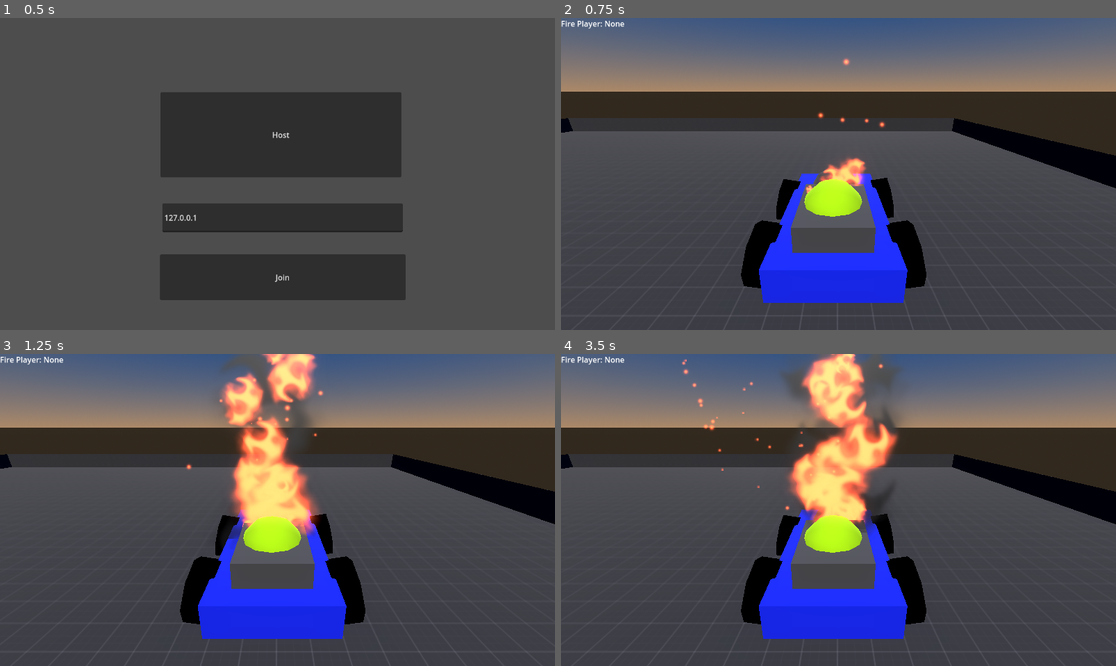
Above: before the commit, frames 1-4 (two rows, left to right).
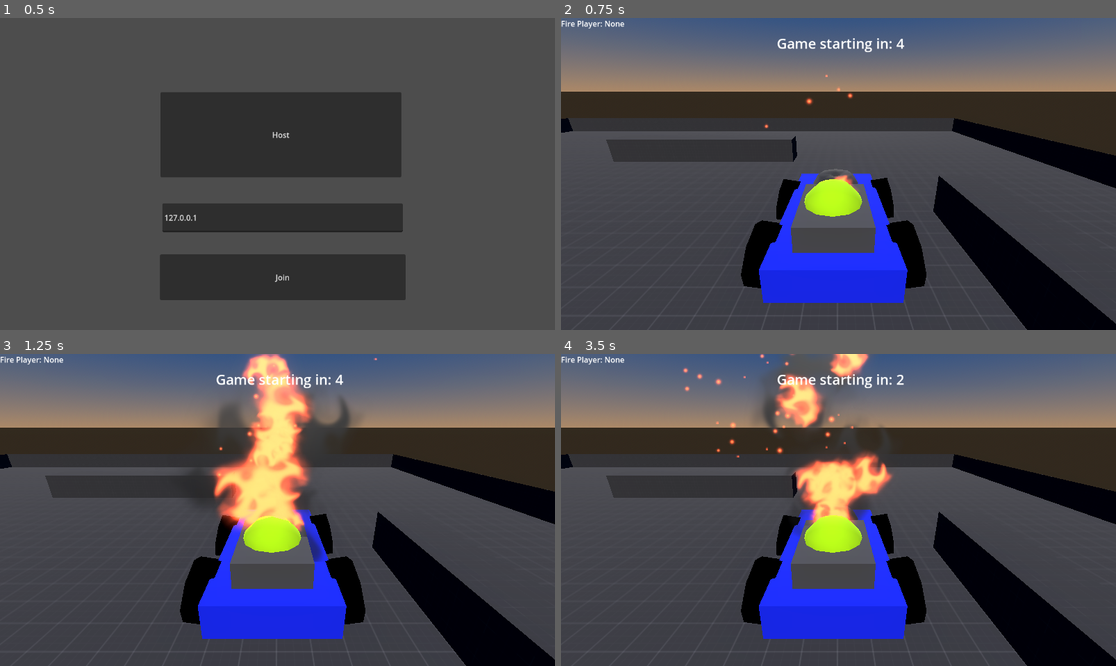
Above: after the commit, the same moments.

Repository: NoxLoveYa/Fire-Racer
Game: Godot game, scene res://Main.tscn
Same seed, same stepped clock (60 frames per second), same inputs: the game is played once before the commit and once after it.
Inputs:
- Up to frame 1 (0.5 s): no input
- Up to frame 2 (0.75 s): click "Host" at 0.5 s
- Up to frame 3 (1.25 s): no input
- Up to frame 4 (3.5 s): hold D (Turn Right) 1.28-2.03 s; hold S (Brake) 2.03-2.78 s; hold D (Turn Right) from 2.78 s (still down)

Frame 1 is identical in both runs. In frame 2, 8.9% of the frame differs, in the area x 8-100%, y 6-100%; in frame 3, 16%; in frame 4, 17%, in the area x 8-100%, y 0-100%.

Commit message:
[ADD] Points and game loop system

Diff:
--- a/FireMode.gd
+++ b/FireMode.gd
@@ -3,10 +3,11 @@
 ## Time before round starts
 @export var freeze_delay: float = 10.0
 ## Round duration in mins
-@export var game_duration: float = 2.5
+@export var game_duration: float = .1
 ## Immunity time (player doesn't gain points)
 @export var immunity_time: float = 4.5
 @export var state: String = "freeze"
+@export var next_game_time: float = 10.0
 
 @export var player_scene: PackedScene
 @export var fire_scene: PackedScene
@@ -19,10 +20,34 @@
 @onready var fire_instance: Node3D = $Fire
 @onready var fire_player: Node3D = null
 var started = false
+@export var time_left: int = 0
+
+@onready var timer_hud = $Hud/TimerDisplay
+
+@onready var points_cooldown = $PointsCooldown
+
+@export var points: Dictionary = {}
 
 # Called when the node enters the scene tree for the first time.
 func _ready():
 	pass # Replace with function body.
+
+@rpc("any_peer", "call_local")
+func update_time(state, time_left):
+	if state == "freeze":
+		timer_hud.text = "[center] Game starting in: " + str(time_left)
+	elif state == "imun":
+		timer_hud.text = "[center] Starting to count point in: " + str(time_left)
+	elif state == "game":
+		timer_hud.text = "[center] End of the game in: " + str(time_left)
+	elif state == "disp_winner":
+		timer_hud.text = "[center] Next game in: " + str(time_left)
+
+
+func _on_points_cooldown_timeout():
+	points[fire_player_name] += 1
+	print("cds : ", points)
+
 
 # Called every frame. 'delta' is the elapsed time since the previous frame.
 func _process(_delta):
@@ -31,9 +56,28 @@
 	if (not fire_player):
 		fire_player = $"1"
 	fire_instance.position = fire_player.position + Vector3(0, 1, 0)
+	if timer_hud.visible:
+		time_left = timer.time_left
+		rpc("update_time", state, time_left)
+	if state == "game" and points_cooldown.is_stopped():
+		points_cooldown.start()
 
 # Multiplayer
 var peer = ENetMultiplayerPeer.new()
+
+func get_max_from_dict(dict: Dictionary):
+	var max_val = 0
+
+	for key in dict:
+		if dict[key] > max_val:
+			max_val = dict[key]
+	return max_val
+
+func get_winner():
+	var max_val = get_max_from_dict(points)
+	for key in points:
+		if points[key] == max_val:
+			return key
 
 @rpc("any_peer", "call_local")
 func _change_state():
@@ -41,14 +85,29 @@
 		if multiplayer.is_server():
 			fire_player = players.pick_random()
 			fire_player_name = fire_player.name
+			timer.wait_time = immunity_time
+			timer.start()
 		state = "imun"
 	elif state == "imun":
+		for key in points:
+			points[key] = 0
+		if multiplayer.is_server():
+			timer.wait_time = game_duration * 60
+			timer.start()
 		state = "game"
 	elif state == "game":
+		if multiplayer.is_server():
+			timer.wait_time = next_game_time
+			timer.start()
+		$Hud/Winners.text = "[center] Winner is: " + get_winner()
+		$Hud/Winners.visible = true
 		state = "disp_winner"
 	else:
 		state = "freeze"
-	print(state)
+		$Hud/Winners.visible = false
+		if multiplayer.is_server():
+			timer.wait_time = freeze_delay
+			timer.start()
 
 func _on_timer_timeout():
 	rpc("_change_state")
@@ -75,6 +134,7 @@
 	player.name = str(id)
 	call_deferred("add_child", player)
 	players.append(player)
+	points[player.name] = 0
 
 func exit_game(id):
 	multiplayer.peer_disconnected.connect(del_player)
--- a/Main.tscn
+++ b/Main.tscn
@@ -39,6 +39,9 @@
 properties/2/path = NodePath(".:fire_player_name")
 properties/2/spawn = true
 properties/2/replication_mode = 1
+properties/3/path = NodePath(".:points")
+properties/3/spawn = true
+properties/3/replication_mode = 1
 
 [node name="SceneRoot" type="Node3D"]
 script = ExtResource("1_v47ww")
@@ -103,6 +106,30 @@
 text = "Fire Player: "
 fit_content = true
 
+[node name="TimerDisplay" type="RichTextLabel" parent="Hud"]
+offset_left = 331.0
+offset_top = 33.0
+offset_right = 821.0
+offset_bottom = 128.0
+theme_override_font_sizes/normal_font_size = 29
+bbcode_enabled = true
+text = "[center]Time remaining: 100"
+
+[node name="Winners" type="RichTextLabel" parent="Hud"]
+visible = false
+offset_left = 211.0
+offset_top = 258.0
+offset_right = 943.0
+offset_bottom = 370.0
+theme_override_font_sizes/normal_font_size = 40
+bbcode_enabled = true
+text = "[center] Winner is: (player_id)
+"
+
+[node name="PointsCooldown" type="Timer" parent="."]
+wait_time = 0.25
+
 [connection signal="pressed" from="CanvasLayer/Join" to="." method="_on_join_pressed"]
 [connection signal="pressed" from="CanvasLayer/Host" to="." method="_on_host_pressed"]
 [connection signal="timeout" from="Timer" to="." method="_on_timer_timeout"]
+[connection signal="timeout" from="PointsCooldown" to="." method="_on_points_cooldown_timeout"]
--- a/map.tscn
+++ b/map.tscn
@@ -1,7 +1,12 @@
-[gd_scene load_steps=5 format=3 uid="uid://nppokluwj2ab"]
+[gd_scene load_steps=25 format=3 uid="uid://nppokluwj2ab"]
 
 [ext_resource type="Texture2D" uid="uid://b8lt5u5rkhfqi" path="res://assets/prototype_textures/Dark/texture_01.png" id="1_pd378"]
 [ext_resource type="Texture2D" uid="uid://bmhjjkl7oin10" path="res://assets/prototype_textures/Dark/texture_02.png" id="2_1c6i4"]
+[ext_resource type="Shader" uid="uid://pp07s3k227e7" path="res://Fire.tres" id="3_881ht"]
+[ext_resource type="Texture2D" uid="uid://b3b3aff5failh" path="res://assets/Flame01.png" id="4_pm7yy"]
+[ext_resource type="Texture2D" uid="uid://b1jlgvj34jwb3" path="res://assets/Flame02.png" id="5_wc8y3"]
+[ext_resource type="Shader" uid="uid://cuhpol33lrrm6" path="res://SimpleParticles.tres" id="6_yhfg0"]
+[ext_resource type="Texture2D" uid="uid://b2mekxld5dyry" path="res://assets/Flare00.PNG" id="7_eadom"]
 
 [sub_resource type="StandardMaterial3D" id="StandardMaterial3D_ftau0"]
 albedo_texture = ExtResource("1_pd378")
@@ -13,6 +18,96 @@
 uv1_triplanar = true
 uv1_world_triplanar = true
 
+[sub_resource type="StandardMaterial3D" id="StandardMaterial3D_gnh0s"]
+albedo_color = Color(0.415686, 0.247059, 0.0823529, 1)
+
+[sub_resource type="ShaderMaterial" id="ShaderMaterial_8rsrx"]
+render_priority = 0
+shader = ExtResource("3_881ht")
+shader_parameter/DissolveTiling = Vector2(0.25, 0.2)
+shader_parameter/DissolveSpeed = Vector2(0, 0.4)
+shader_parameter/DissolveAmount = 0.5
+shader_parameter/MainTexture = ExtResource("4_pm7yy")
+
+[sub_resource type="ParticleProcessMaterial" id="ParticleProcessMaterial_qx7of"]
+gravity = Vector3(0, 0, 0)
+scale_min = 2.0
+scale_max = 2.0
+color = Color(0, 1.25098, 0.6, 0.8)
+
+[sub_resource type="QuadMesh" id="QuadMesh_na83w"]
+
+[sub_resource type="ShaderMaterial" id="ShaderMaterial_plpja"]
+render_priority = 0
+shader = ExtResource("3_881ht")
+shader_parameter/DissolveTiling = Vector2(1, 1)
+shader_parameter/DissolveSpeed = Vector2(0, 0)
+shader_parameter/DissolveAmount = 0.0
+shader_parameter/MainTexture = ExtResource("5_wc8y3")
+
+[sub_resource type="Curve" id="Curve_loq4f"]
+_data = [Vector2(0, 0), 0.0, 0.0, 0, 0, Vector2(0.080292, 0.484281), 6.15269, 6.15269, 0, 0, Vector2(0.20438, 1), 0.0, 0.0, 0, 0, Vector2(0.729927, 0.338323), -1.51083, -1.51083, 0, 0, Vector2(1, 0), 0.0, 0.0, 0, 0]
+point_count = 5
+
+[sub_resource type="CurveTexture" id="CurveTexture_kkkwy"]
+curve = SubResource("Curve_loq4f")
+
+[sub_resource type="ParticleProcessMaterial" id="ParticleProcessMaterial_yd1g2"]
+emission_shape = 1
+emission_sphere_radius = 0.25
+angle_min = -360.0
+angle_max = 360.0
+gravity = Vector3(0, 5, 0)
+damping_min = 0.5
+damping_max = 1.0
+scale_min = 1.5
+scale_max = 3.0
+scale_curve = SubResource("CurveTexture_kkkwy")
+color = Color(0, 1.2549, 0.623529, 1)
+
+[sub_resource type="QuadMesh" id="QuadMesh_vdy3e"]
+
+[sub_resource type="Gradient" id="Gradient_qe1ki"]
+offsets = PackedFloat32Array(0, 0.260163, 0.5, 1)
+colors = PackedColorArray(1, 1, 1, 0, 1, 1, 1, 1, 1, 1, 1, 0.62069, 1, 1, 1, 0)
+
+[sub_resource type="GradientTexture1D" id="GradientTexture1D_pw04w"]
+gradient = SubResource("Gradient_qe1ki")
+
+[sub_resource type="ParticleProcessMaterial" id="ParticleProcessMaterial_tbjcy"]
+emission_shape = 1
+emission_sphere_radius = 0.35
+angle_min = -360.0
+angle_max = 360.0
+gravity = Vector3(0, 5, 0)
+damping_min = 0.5
+damping_max = 1.0
+scale_min = 3.0
+scale_max = 5.0
+scale_curve = SubResource("CurveTexture_kkkwy")
+color = Color(0, 0, 0, 1)
+color_ramp = SubResource("GradientTexture1D_pw04w")
+
+[sub_resource type="ShaderMaterial" id="ShaderMaterial_w6ea0"]
+render_priority = 0
+shader = ExtResource("6_yhfg0")
+shader_parameter/MainTexture = ExtResource("7_eadom")
+
+[sub_resource type="ParticleProcessMaterial" id="ParticleProcessMaterial_bwvgf"]
+emission_shape = 1
+emission_sphere_radius = 1.0
+gravity = Vector3(0, 4, 0)
+scale_min = 0.1
+scale_max = 0.25
+color = Color(0, 1.2549, 0.623529, 1)
+turbulence_enabled = true
+turbulence_noise_strength = 2.0
+turbulence_noise_scale = 5.0
+turbulence_influence_min = 0.05
+turbulence_influence_max = 0.3
+
+[sub_resource type="QuadMesh" id="QuadMesh_p56fc"]
+
 [node name="SceneRoot" type="Node3D"]
 
 [node name="Map" type="CSGCombiner3D" parent="."]
@@ -42,3 +137,66 @@
 transform = Transform3D(1, 0, 0, 0, 1, 0, 0, 0, 1, 0, 0.25, 8.5)
 size = Vector3(15, 0.5, 0.001)
 material = SubResource("StandardMaterial3D_6cowp")
+
+[node name="Wall5" type="CSGBox3D" parent="Map/Ground"]
+transform = Transform3D(1, 0, 0, 0, 1, 0, 0, 0, 1, 0, 0.25, 4.5)
+size = Vector3(4, 0.5, 0.5)
+material = SubResource("StandardMaterial3D_6cowp")
+
+[node name="Wall6" type="CSGBox3D" parent="Map/Ground"]
+transform = Transform3D(1, 0, 0, 0, 1, 0, 0, 0, 1, 0, 0.25, -4.5)
+size = Vector3(4, 0.5, 0.5)
+material = SubResource("StandardMaterial3D_6cowp")
+
+[node name="Wall7" type="CSGBox3D" parent="Map/Ground"]
+transform = Transform3D(-4.37114e-08, 0, 1, 0, 1, 0, -1, 0, -4.37114e-08, 4.5, 0.25, 0)
+size = Vector3(4, 0.5, 0.5)
+material = SubResource("StandardMaterial3D_6cowp")
+
+[node name="Wall8" type="CSGBox3D" parent="Map/Ground"]
+transform = Transform3D(-4.37114e-08, 0, 1, 0, 1, 0, -1, 0, -4.37114e-08, -4.5, 0.25, 0)
+size = Vector3(4, 0.5, 0.5)
+material = SubResource("StandardMaterial3D_6cowp")
+
+[node name="CSGCylinder3D" type="CSGCylinder3D" parent="Map/Ground"]
+transform = Transform3D(1, 0, 0, 0, 1, 0, 0, 0, 1, 0, 0.131911, 0)
+radius = 0.944596
+height = 0.2957
+material = SubResource("StandardMaterial3D_gnh0s")
+
+[node name="Fire" type="Node3D" parent="Map/Ground"]
+transform = Transform3D(1, 0, 0, 0, 1, 0, 0, 0, 1, 0, 1.60831, 0)
+
+[node name="StaticFlame" type="GPUParticles3D" parent="Map/Ground/Fire"]
+transform = Transform3D(1, 0, 0, 0, 1, 0, 0, 0, 1, 0, -0.962238, 0)
+material_override = SubResource("ShaderMaterial_8rsrx")
+amount = 1
+lifetime = 5.0
+process_material = SubResource("ParticleProcessMaterial_qx7of")
+draw_pass_1 = SubResource("QuadMesh_na83w")
+
+[node name="Flames" type="GPUParticles3D" parent="Map/Ground/Fire"]
+transform = Transform3D(1, 0, 0, 0, 1, 0, 0, 0, 1, 0, -1.12386, 0)
+material_override = SubResource("ShaderMaterial_plpja")
+amount = 25
+lifetime = 1.2
+process_material = SubResource("ParticleProcessMaterial_yd1g2")
+draw_pass_1 = SubResource("QuadMesh_vdy3e")
+
+[node name="Smoke" type="GPUParticles3D" parent="Map/Ground/Fire"]
+transform = Transform3D(1, 0, 0, 0, 1, 0, 0, 0, 1, 0, -1.40967, 0)
+sorting_offset = -1.0
+material_override = SubResource("ShaderMaterial_plpja")
+amount = 25
+lifetime = 2.5
+process_material = SubResource("ParticleProcessMaterial_tbjcy")
+draw_pass_1 = SubResource("QuadMesh_vdy3e")
+
+[node name="ParticulesFloating" type="GPUParticles3D" parent="Map/Ground/Fire"]
+transform = Transform3D(1, 0, 0, 0, 1, 0, 0, 0, 1, 0, -0.544316, 0)
+sorting_offset = 1.0
+material_override = SubResource("ShaderMaterial_w6ea0")
+amount = 50
+lifetime = 2.0
+process_material = SubResource("ParticleProcessMaterial_bwvgf")
+draw_pass_1 = SubResource("QuadMesh_p56fc")
